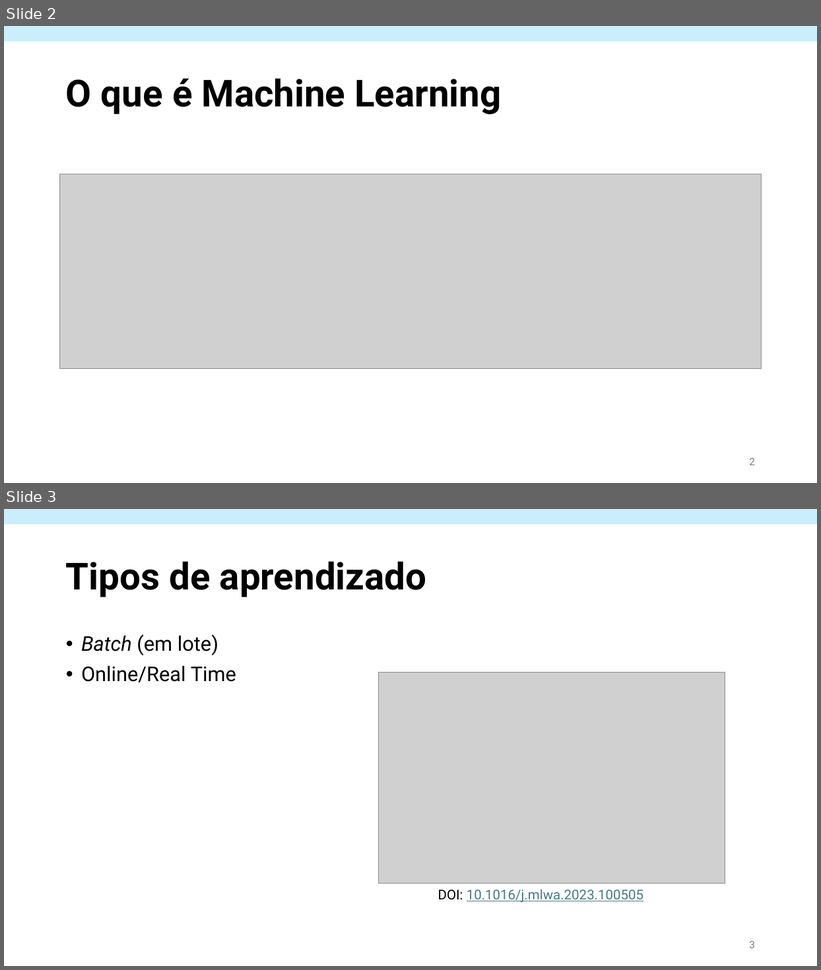
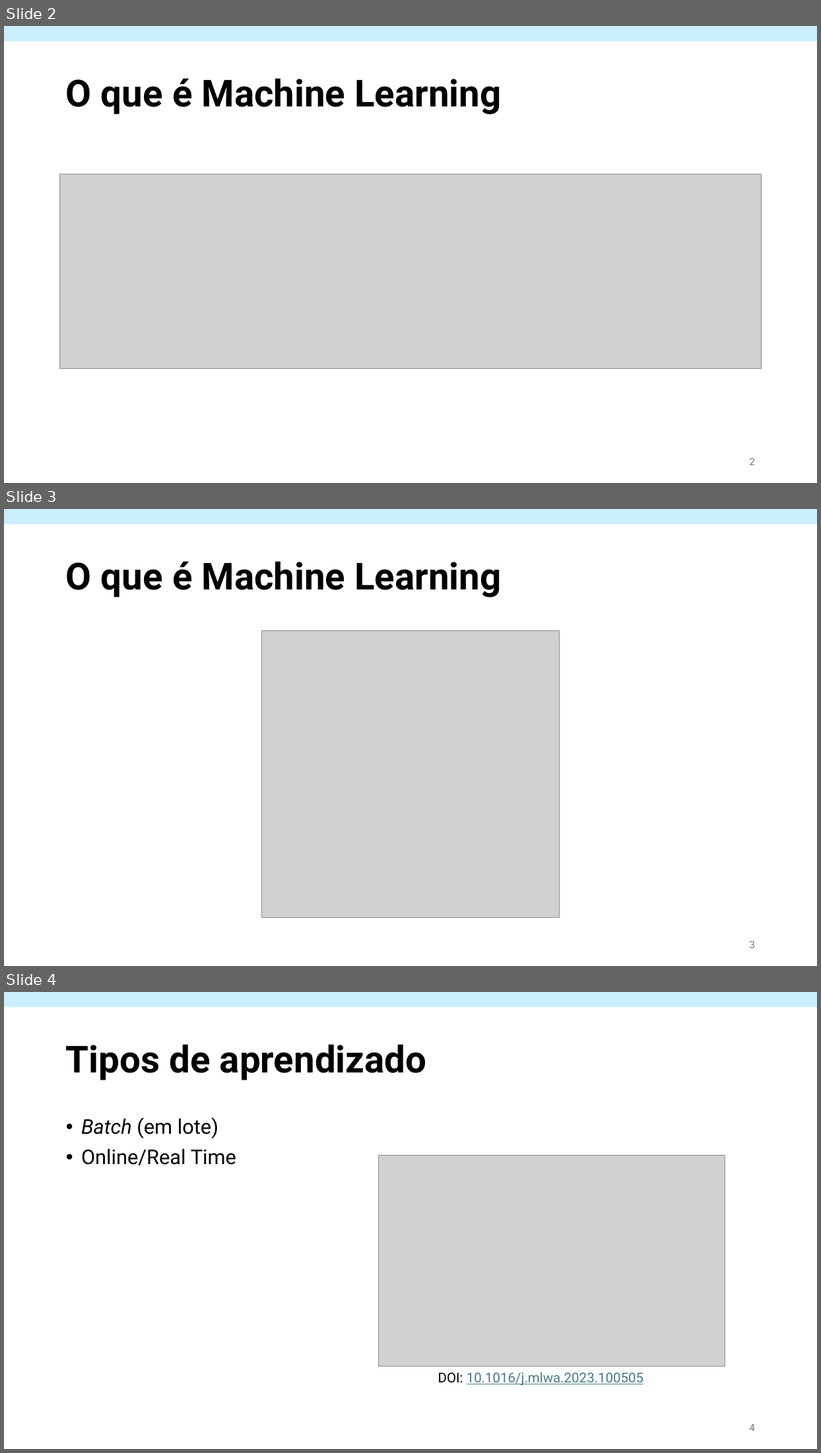
Before and after one commit to OviedoVR/ML_especializacao, a slide deck: assets/Machine Learning - teoria.pptx. Shown one above the other, each under a label of ours: slides 2 and 3 before the commit, slides 2, 3 and 4 after it. The pictures are 821x970 and 821x1453 pixels, drawn with LibreOffice and Linux fonts; fonts in the diff are those of the drawing; grey boxes stand for pictures. Boxes give left, top, right and bottom in pixels: in the first picture for what was removed or moved away, otherwise in the second. Text is boxed around its words. In the diff, an @@ line names an element or a change of style, - is before the commit and + after.

```diff
--- a/assets/Machine Learning - teoria.pptx
+++ b/assets/Machine Learning - teoria.pptx
@@ slide 3 added at [4,509,817,966], background #FFFFFF @@
@@ rectangle added at [4,509,817,524], fill #CAEEFB @@
@@ title added at [66,561,501,597], 44 pt, text #000000, bold @@
+O que é Machine Learning
@@ picture added at [262,631,560,918] @@
@@ page number added at [749,941,755,949], 12 pt, text #797979 @@
+3
@@ what was slide 3 is now slide 4 @@
@@ page number at [749,1424,755,1432]: text changed @@
-3
+4
```
Also in this commit, not shown: 1 other slide added, 12 other files.
